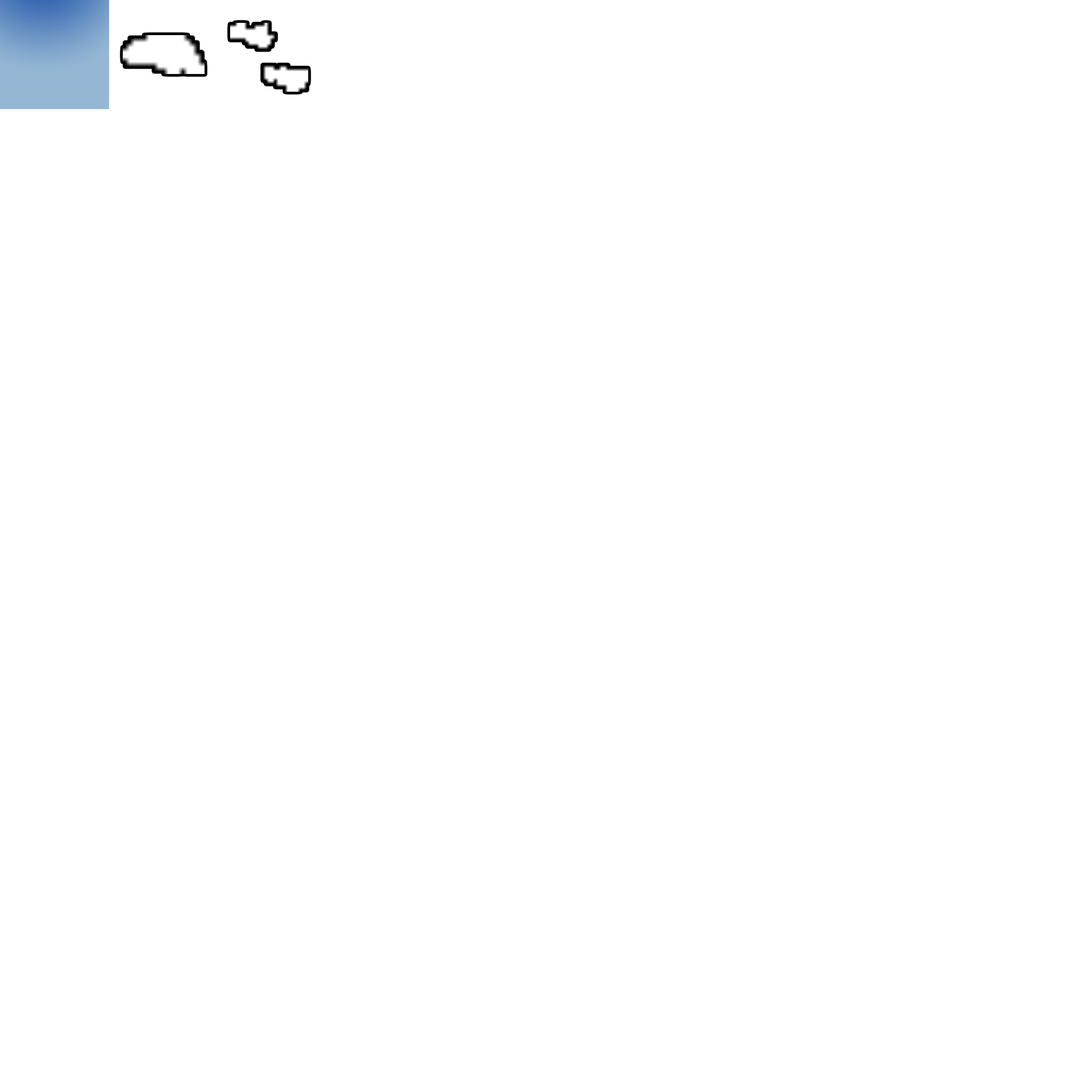
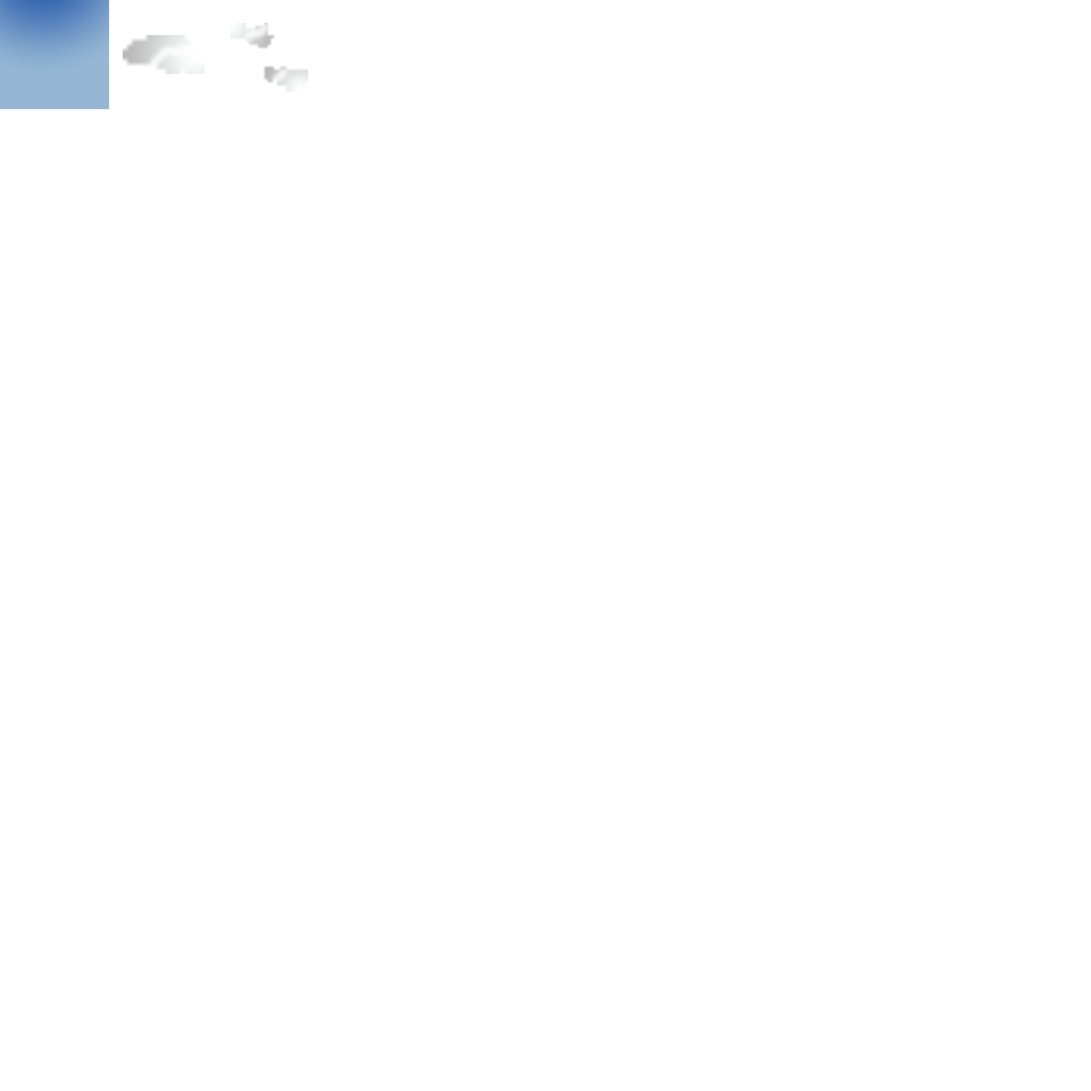
Layer changes from the first w=1091, h=1091 image to the second:
added layer "Camada 3" above "Camada 2 copiar 2" over [262, 65, 309, 92]
painted on "Camada 2 copiar 2" over [230, 22, 309, 92]
painted on "Camada 2 copiar" over [122, 35, 205, 75]
